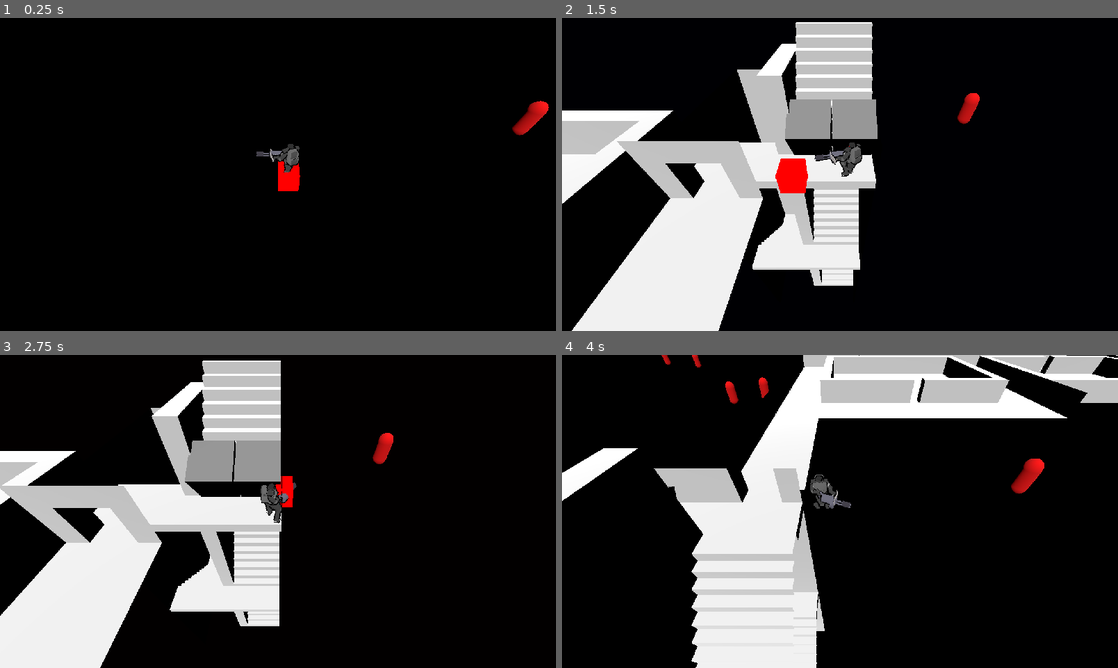
Above: before the commit, frames 1-4 (two rows, left to right).
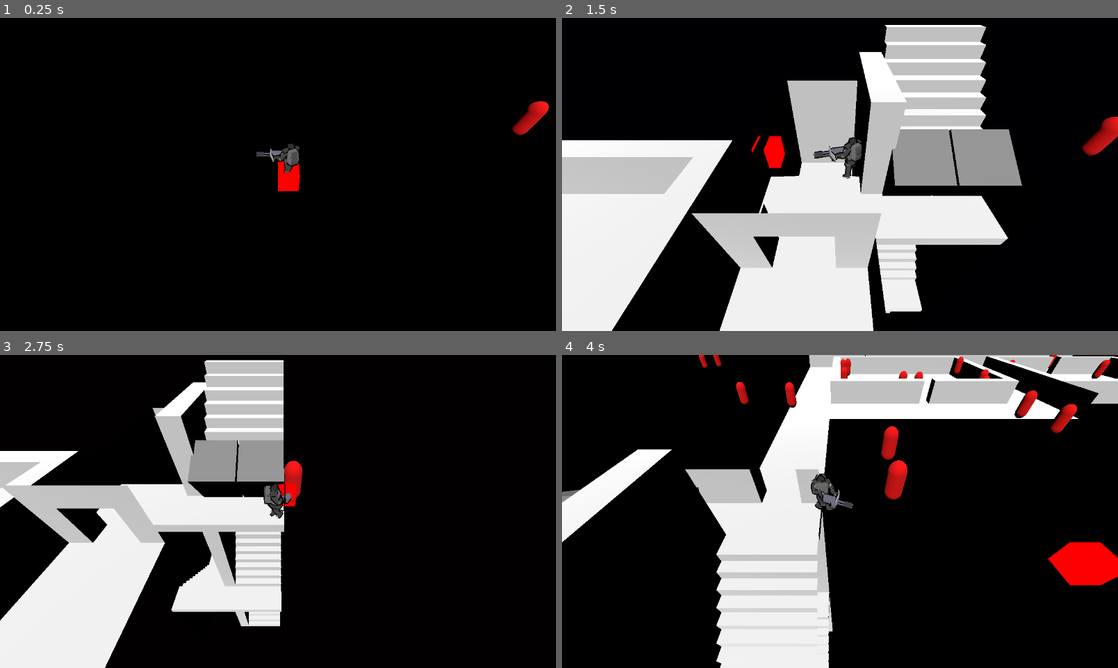
Above: after the commit, the same moments.

Repository: fossyman/SAWTOOTH_Uni
Game: Godot game, scene res://scenes/main.tscn
Same seed, same stepped clock (60 frames per second), same inputs: the game is played once before the commit and once after it.
Inputs (mouse positions are in pixels of both pictures, inside the frame that each line leads up to):
- Up to frame 1 (0.25 s): no input
- Up to frame 2 (1.5 s): tap Enter (ui_accept) at 0.5, 0.77 s; move the mouse to (962, 158) at 0.52 s; press the mouse at (962, 158) at 0.53 s; hold D (move_right) 0.53-1.28 s; move the mouse to (728, 190) at 1.27 s; release the mouse at (728, 190) at 1.28 s; hold S (move_back) from 1.28 s (still down); click (728, 190) at 1.35 s
- Up to frame 3 (2.75 s): tap Enter (ui_accept) at 1.52 s; move the mouse to (333, 442) at 2.02 s; release S (move_back) at 2.03 s; press the mouse at (333, 442) at 2.03 s; hold D (move_right) from 2.03 s (still down)
- Up to frame 4 (4 s): move the mouse to (812, 574) at 2.77 s; release D (move_right) at 2.78 s; release the mouse at (812, 574) at 2.78 s; hold W (move_forward) 2.78-3.53 s; click (812, 574) at 2.85 s; tap Enter (ui_accept) at 3.02, 3.77 s; move the mouse to (1006, 558) at 3.52 s; press the mouse at (1006, 558) at 3.53 s; hold A (move_left) from 3.53 s (still down)

The runs differ from the first frame. In frame 1, less than 0.1% of the frame differs, in the area x 46-99%, y 26-56%; in frame 2, 52%, in the area x 0-100%, y 1-100%; in frame 3, 3.3%; in frame 4, 16%.

Commit message:
Added Enemy Spawns

Diff:
--- a/scenes/MapSegments/floor_layout_1.tscn
+++ b/scenes/MapSegments/floor_layout_1.tscn
@@ -1237,6 +1237,14 @@
 [node name="CollisionShape3D" type="CollisionShape3D" parent="B/Room_B1_Floor/StaticBody3D"]
 shape = SubResource("ConcavePolygonShape3D_1n6kg")
 
+[node name="SPAWNERS" type="Node3D" parent="B" groups=["spawngroup"]]
+
+[node name="SpawnPoint" type="Node3D" parent="B/SPAWNERS"]
+transform = Transform3D(1, 0, 0, 0, 1, 0, 0, 0, 1, 6.01447, 0, -26.0645)
+
+[node name="SpawnPoint2" type="Node3D" parent="B/SPAWNERS"]
+transform = Transform3D(-1, 0, 8.74228e-08, 0, 1, 0, -8.74228e-08, 0, -1, 19.9774, 0, -16.0146)
+
 [node name="C" type="Node3D" parent="." groups=["room"]]
 
 [node name="Room_C1_WallHoles" type="MeshInstance3D" parent="C"]
@@ -1269,6 +1277,14 @@
 [node name="CollisionShape3D" type="CollisionShape3D" parent="C/Room_C1_Floor/StaticBody3D"]
 shape = SubResource("ConcavePolygonShape3D_w7psv")
 
+[node name="SPAWNERS" type="Node3D" parent="C" groups=["spawngroup"]]
+
+[node name="SpawnPoint" type="Node3D" parent="C/SPAWNERS"]
+transform = Transform3D(1, 0, 0, 0, 1, 0, 0, 0, 1, 7.37105, 0, -7.92829)
+
+[node name="SpawnPoint2" type="Node3D" parent="C/SPAWNERS"]
+transform = Transform3D(-1, 0, 8.74228e-08, 0, 1, 0, -8.74228e-08, 0, -1, 19.9774, 0, 1.73586)
+
 [node name="D" type="Node3D" parent="." groups=["room"]]
 
 [node name="Room_D1_WallHole" type="MeshInstance3D" parent="D"]
@@ -1301,6 +1317,14 @@
 [node name="CollisionShape3D" type="CollisionShape3D" parent="D/Room_D1_Floor/StaticBody3D"]
 shape = SubResource("ConcavePolygonShape3D_2k6m5")
 
+[node name="SPAWNERS" type="Node3D" parent="D" groups=["spawngroup"]]
+
+[node name="SpawnPoint" type="Node3D" parent="D/SPAWNERS"]
+transform = Transform3D(1, 0, 0, 0, 1, 0, 0, 0, 1, 2.06208, 0, -43.2736)
+
+[node name="SpawnPoint2" type="Node3D" parent="D/SPAWNERS"]
+transform = Transform3D(-1, 0, 8.74228e-08, 0, 1, 0, -8.74228e-08, 0, -1, 15.49, 0, -34.6916)
+
 [node name="E" type="Node3D" parent="." groups=["room"]]
 
 [node name="Room_E1_WallHole" type="MeshInstance3D" parent="E"]
@@ -1333,6 +1357,14 @@
 [node name="CollisionShape3D" type="CollisionShape3D" parent="E/Room_E1_Wall/StaticBody3D"]
 shape = SubResource("ConcavePolygonShape3D_qhjy7")
 
+[node name="SPAWNERS" type="Node3D" parent="E" groups=["spawngroup"]]
+
+[node name="SpawnPoint" type="Node3D" parent="E/SPAWNERS"]
+transform = Transform3D(1, 0, 0, 0, 1, 0, 0, 0, 1, 26.4083, 0, -43.2736)
+
+[node name="SpawnPoint2" type="Node3D" parent="E/SPAWNERS"]
+transform = Transform3D(-1, 0, 8.74228e-08, 0, 1, 0, -8.74228e-08, 0, -1, 39.4052, 0, -34.6916)
+
 [node name="F" type="Node3D" parent="." groups=["room"]]
 
 [node name="Room_F1_WallHole" type="MeshInstance3D" parent="F"]
@@ -1365,6 +1397,14 @@
 [node name="CollisionShape3D" type="CollisionShape3D" parent="F/Room_F1_Wall/StaticBody3D"]
 shape = SubResource("ConcavePolygonShape3D_a18kj")
 
+[node name="SPAWNERS" type="Node3D" parent="F" groups=["spawngroup"]]
+
+[node name="SpawnPoint" type="Node3D" parent="F/SPAWNERS"]
+transform = Transform3D(1, 0, 0, 0, 1, 0, 0, 0, 1, 28.0252, 0, -24.9431)
+
+[node name="SpawnPoint2" type="Node3D" parent="F/SPAWNERS"]
+transform = Transform3D(-1, 0, 8.74228e-08, 0, 1, 0, -8.74228e-08, 0, -1, 42.2807, 0, -16.3611)
+
 [node name="G" type="Node3D" parent="." groups=["room"]]
 
 [node name="Room_G1_WallHole" type="MeshInstance3D" parent="G"]
@@ -1397,6 +1437,14 @@
 [node name="CollisionShape3D" type="CollisionShape3D" parent="G/Room_G1_Wall/StaticBody3D"]
 shape = SubResource("ConcavePolygonShape3D_sngf1")
 
+[node name="SPAWNERS" type="Node3D" parent="G" groups=["spawngroup"]]
+
+[node name="SpawnPoint" type="Node3D" parent="G/SPAWNERS"]
+transform = Transform3D(1, 0, 0, 0, 1, 0, 0, 0, 1, 48.1058, 0, -49.9305)
+
+[node name="SpawnPoint2" type="Node3D" parent="G/SPAWNERS"]
+transform = Transform3D(-1, 0, 8.74228e-08, 0, 1, 0, -8.74228e-08, 0, -1, 57.423, 0, -37.1509)
+
 [node name="H" type="Node3D" parent="." groups=["room"]]
 
 [node name="Room_H1_WallHole" type="MeshInstance3D" parent="H"]
@@ -1429,6 +1477,14 @@
 [node name="CollisionShape3D" type="CollisionShape3D" parent="H/Room_H1_Wall/StaticBody3D"]
 shape = SubResource("ConcavePolygonShape3D_4onhs")
 
+[node name="SPAWNERS" type="Node3D" parent="H" groups=["spawngroup"]]
+
+[node name="SpawnPoint" type="Node3D" parent="H/SPAWNERS"]
+transform = Transform3D(1, 0, 0, 0, 1, 0, 0, 0, 1, 62.0415, 0, -49.9305)
+
+[node name="SpawnPoint2" type="Node3D" parent="H/SPAWNERS"]
+transform = Transform3D(-1, 0, 8.74228e-08, 0, 1, 0, -8.74228e-08, 0, -1, 74.0183, 0, -40.7407)
+
 [node name="I" type="Node3D" parent="." groups=["room"]]
 
 [node name="Room_I1_WallHole" type="MeshInstance3D" parent="I"]
@@ -1461,6 +1517,14 @@
 [node name="CollisionShape3D" type="CollisionShape3D" parent="I/Room_I1_Wall/StaticBody3D"]
 shape = SubResource("ConcavePolygonShape3D_6j2mc")
 
+[node name="SPAWNERS" type="Node3D" parent="I" groups=["spawngroup"]]
+
+[node name="SpawnPoint" type="Node3D" parent="I/SPAWNERS"]
+transform = Transform3D(1, 0, 0, 0, 1, 0, 0, 0, 1, 54.5336, 0, -67.786)
+
+[node name="SpawnPoint2" type="Node3D" parent="I/SPAWNERS"]
+transform = Transform3D(-1, 0, 8.74228e-08, 0, 1, 0, -8.74228e-08, 0, -1, 67.5973, 0, -58.7736)
+
 [node name="J" type="Node3D" parent="." groups=["room"]]
 
 [node name="Room_J1_WallHole" type="MeshInstance3D" parent="J"]
@@ -1493,6 +1557,14 @@
 [node name="CollisionShape3D" type="CollisionShape3D" parent="J/Room_J1_Wall/StaticBody3D"]
 shape = SubResource("ConcavePolygonShape3D_acy20")
 
+[node name="SPAWNERS" type="Node3D" parent="J" groups=["spawngroup"]]
+
+[node name="SpawnPoint" type="Node3D" parent="J/SPAWNERS"]
+transform = Transform3D(1, 0, 0, 0, 1, 0, 0, 0, 1, 22.2906, 0, -71.9141)
+
+[node name="SpawnPoint2" type="Node3D" parent="J/SPAWNERS"]
+transform = Transform3D(-1, 0, 8.74228e-08, 0, 1, 0, -8.74228e-08, 0, -1, 34.9769, 0, -62.6936)
+
 [node name="Door" parent="." instance=ExtResource("1_cktig")]
 transform = Transform3D(1, 0, 0, 0, 1, 0, 0, 0, 1, 8.99266, 0, -32.6767)
 
--- a/scenes/ROOT_gameplay.tscn
+++ b/scenes/ROOT_gameplay.tscn
@@ -116,7 +116,6 @@
 unique_name_in_owner = true
 
 [node name="SubViewportContainer" type="SubViewportContainer" parent="Node"]
-texture_filter = 1
 anchors_preset = 15
 anchor_right = 1.0
 anchor_bottom = 1.0
--- a/scenes/SCN_Player.tscn
+++ b/scenes/SCN_Player.tscn
@@ -124,16 +124,16 @@
 
 [node name="Skeleton3D" parent="Mesh/Holland/Armature" index="0"]
 bones/0/rotation = Quaternion(0, 0.707107, 0.707107, 0)
-bones/1/position = Vector3(-0.00180125, -0.0056961, 0.05)
+bones/1/position = Vector3(-0.00870392, -0.0275245, 0.05)
 bones/1/rotation = Quaternion(0.5, 0.5, 0.5, 0.5)
 bones/2/rotation = Quaternion(0.5, 0.5, 0.5, -0.5)
 bones/3/rotation = Quaternion(1.86542e-15, -0.52507, 3.02357e-15, 0.851059)
 bones/5/rotation = Quaternion(-0.00335439, 0.528448, -2.05691e-10, 0.848959)
 bones/6/rotation = Quaternion(0.415316, 0.596247, 0.596247, -0.34131)
 bones/6/scale = Vector3(1, 1, 1)
-bones/7/rotation = Quaternion(0.00949989, -0.470571, 0.757779, 0.451933)
-bones/8/rotation = Quaternion(0.458931, 0.0350931, 0.520254, 0.719366)
-bones/9/rotation = Quaternion(-0.0118729, 0.601764, -0.436833, 0.668517)
+bones/7/rotation = Quaternion(0.0086027, -0.473547, 0.759299, 0.446255)
+bones/8/rotation = Quaternion(0.462888, 0.0348099, 0.52474, 0.713562)
+bones/9/rotation = Quaternion(-0.00140451, 0.596797, -0.450066, 0.664283)
 bones/10/position = Vector3(-0.0219696, 0.076446, -0.00230959)
 bones/10/rotation = Quaternion(-0.373475, -0.214044, 0.217393, 0.876037)
 bones/10/scale = Vector3(1, 1, 1)
@@ -141,7 +141,7 @@
 bones/12/rotation = Quaternion(0.0294261, 0.061059, -0.406398, 0.911179)
 bones/12/scale = Vector3(1, 1, 1)
 bones/13/rotation = Quaternion(-0.676673, -0.032076, 0.0348293, 0.734759)
-bones/14/rotation = Quaternion(-0.676795, 0.0293862, -0.0319087, 0.734892)
+bones/14/rotation = Quaternion(-0.676795, 0.0293861, -0.0319087, 0.734892)
 bones/15/rotation = Quaternion(-0.677432, -0.000948338, 0.00102979, 0.735584)
 bones/16/rotation = Quaternion(-0.677058, -0.0225338, 0.0244681, 0.735178)
 bones/16/scale = Vector3(1, 1, 1)
@@ -154,47 +154,47 @@
 bones/22/rotation = Quaternion(-0.676979, 0.0247998, -0.0269286, 0.735091)
 bones/23/rotation = Quaternion(-0.676732, -0.0308102, 0.0334551, 0.734823)
 bones/23/scale = Vector3(1, 1, 1)
-bones/24/rotation = Quaternion(-0.677386, 0.0079666, -0.00865041, 0.735534)
+bones/24/rotation = Quaternion(-0.677386, 0.0079666, -0.0086504, 0.735534)
 bones/25/rotation = Quaternion(-0.415316, 0.596247, 0.596247, 0.34131)
 bones/25/scale = Vector3(1, 1, 1)
-bones/26/rotation = Quaternion(-0.321455, 0.361256, -0.410705, 0.772969)
-bones/27/rotation = Quaternion(0.364898, -0.0406424, -0.413656, 0.833119)
-bones/28/rotation = Quaternion(0.145971, -0.00260114, 0.428891, 0.891481)
+bones/26/rotation = Quaternion(-0.317173, 0.359193, -0.4118, 0.775114)
+bones/27/rotation = Quaternion(0.359885, -0.0408841, -0.407974, 0.838074)
+bones/28/rotation = Quaternion(0.144651, -0.00653355, 0.418835, 0.896443)
 bones/29/rotation = Quaternion(-0.27861, -0.0678377, -0.121277, 0.950298)
 bones/29/scale = Vector3(1, 1, 1)
 bones/30/rotation = Quaternion(0.0804791, -0.116145, 0.356838, 0.923418)
 bones/31/rotation = Quaternion(0.0370238, -0.0567745, 0.286016, 0.955825)
 bones/31/scale = Vector3(1, 1, 1)
-bones/32/rotation = Quaternion(-0.69902, 0.0331352, -0.0338231, 0.713533)
+bones/32/rotation = Quaternion(-0.69902, 0.0331352, -0.0338232, 0.713533)
 bones/33/rotation = Quaternion(-0.699146, -0.0303566, 0.0309869, 0.713662)
 bones/34/rotation = Quaternion(-0.699804, 0.000979691, -0.00100001, 0.714334)
 bones/35/rotation = Quaternion(-0.699417, 0.023278, -0.0237613, 0.713939)
 bones/35/scale = Vector3(1, 1, 1)
 bones/36/rotation = Quaternion(-0.699553, -0.0187571, 0.0191465, 0.714078)
-bones/37/rotation = Quaternion(-0.699693, -0.0124662, 0.012725, 0.714221)
-bones/38/rotation = Quaternion(-0.699752, -0.00858848, 0.00876678, 0.714281)
+bones/37/rotation = Quaternion(-0.699694, -0.0124662, 0.012725, 0.714221)
+bones/38/rotation = Quaternion(-0.699752, -0.00858848, 0.00876677, 0.714281)
 bones/39/rotation = Quaternion(-0.69979, 0.00444136, -0.00453359, 0.71432)
 bones/39/scale = Vector3(1, 1, 1)
 bones/40/rotation = Quaternion(-0.699776, -0.00631684, 0.00644798, 0.714305)
-bones/41/rotation = Quaternion(-0.699336, -0.0256187, 0.0261506, 0.713856)
+bones/41/rotation = Quaternion(-0.699335, -0.0256187, 0.0261506, 0.713856)
 bones/42/rotation = Quaternion(-0.69908, 0.0318277, -0.0324886, 0.713595)
 bones/42/scale = Vector3(1, 1, 1)
 bones/43/rotation = Quaternion(-0.699756, -0.00822965, 0.00840045, 0.714285)
 bones/44/rotation = Quaternion(0.568244, 0.0769754, 0.568244, 0.590146)
-bones/45/rotation = Quaternion(-0.234278, -0.29733, 0.303495, 0.874414)
+bones/45/rotation = Quaternion(-0.178944, -0.28038, 0.299427, 0.894265)
 bones/45/scale = Vector3(1, 1, 1)
-bones/46/rotation = Quaternion(-0.179775, -0.0493546, 0.0558324, 0.980881)
+bones/46/rotation = Quaternion(-0.292398, -0.0478397, 0.0908097, 0.950773)
 bones/46/scale = Vector3(1, 1, 1)
-bones/47/rotation = Quaternion(0.100117, 0.0141797, -0.00212212, 0.994872)
+bones/47/rotation = Quaternion(0.158587, 0.00483621, -0.0176791, 0.987175)
 bones/48/rotation = Quaternion(0.298771, 0.0023218, -0.0023218, 0.954319)
 bones/48/scale = Vector3(1, 1, 1)
 bones/49/scale = Vector3(1, 1, 1)
 bones/50/rotation = Quaternion(-0.568244, 0.590146, -0.568244, 0.0769754)
 bones/50/scale = Vector3(1, 1, 1)
-bones/51/rotation = Quaternion(-0.23385, 0.298424, -0.306708, 0.873033)
+bones/51/rotation = Quaternion(-0.178491, 0.285266, -0.315763, 0.887163)
 bones/51/scale = Vector3(1, 1, 1)
-bones/52/rotation = Quaternion(-0.181219, 0.04934, -0.0562809, 0.980591)
-bones/53/rotation = Quaternion(0.100988, -0.0171107, 0.00472539, 0.994729)
+bones/52/rotation = Quaternion(-0.296697, 0.0477663, -0.0921449, 0.949315)
+bones/53/rotation = Quaternion(0.161817, -0.0201465, 0.0292665, 0.986181)
 bones/54/rotation = Quaternion(0.298771, -0.0023218, 0.0023218, 0.954319)
 bones/54/scale = Vector3(1, 1, 1)
 bones/55/scale = Vector3(1, 1, 1)
@@ -207,6 +207,9 @@
 bones/62/rotation = Quaternion(0, 0, 0, -1)
 
 [node name="AnimationTree" type="AnimationTree" parent="Mesh/Holland"]
+libraries = {
+"Holland_Movement": ExtResource("3_rtptl")
+}
 tree_root = SubResource("AnimationNodeBlendTree_1kg37")
 anim_player = NodePath("AnimationPlayer")
 parameters/Attack/active = false
@@ -222,7 +225,7 @@
 }
 
 [node name="BoneAttachment3D" type="BoneAttachment3D" parent="Mesh/Holland"]
-transform = Transform3D(-0.18867, 0.361654, 0.913023, -0.82105, -0.568164, 0.0553885, 0.538778, -0.739187, 0.404131, 0.286214, 1.30226, 0.0274701)
+transform = Transform3D(-0.195857, 0.37067, 0.907879, -0.820564, -0.568879, 0.0552423, 0.53695, -0.734153, 0.415577, 0.272079, 1.28088, 0.0266229)
 bone_name = "Hand.R"
 bone_idx = 9
 use_external_skeleton = true
--- a/src/SCR_BaseEnemy.gd
+++ b/src/SCR_BaseEnemy.gd
@@ -47,6 +47,7 @@
 	NavAgent.target_position = newtarget
 
 func _AITimeout():
+	CanSeePlayer()
 	match CurrentState:
 		TARGETSTATES.WANDERING:
 			var space = get_world_3d().direct_space_state
@@ -58,17 +59,17 @@
 				if FloorCollision:
 					var NewPos = FloorCollision.values()[0];
 					SetTarget(NewPos)
-			CanSeePlayer()
 		TARGETSTATES.CHASING:
 			SetTarget(Globals.Player.global_position)
 			pass
 	pass # Replace with function body.
 
 func CanSeePlayer():
-	var PlayerDot = global_transform.basis.z.normalized().dot(Globals.Player.global_transform.origin.normalized())
-	if global_position.distance_to(Globals.Player.global_position) <= 10.0 && PlayerDot > 0:
+	var PlayerDot = global_transform.basis.z.dot(Globals.Player.global_transform.origin)
+	if global_position.distance_to(Globals.Player.global_position) <= 100.0:
 		var space = get_world_3d().direct_space_state
-		var Playerquery = PhysicsRayQueryParameters3D.create(global_position,global_position - Globals.Player.global_position)
+		var Playerquery = PhysicsRayQueryParameters3D.create(global_position, Globals.Player.global_position)
+
 		var Collision = space.intersect_ray(Playerquery)
 		if Collision:
 			if Collision.values()[4] == Globals.Player:
